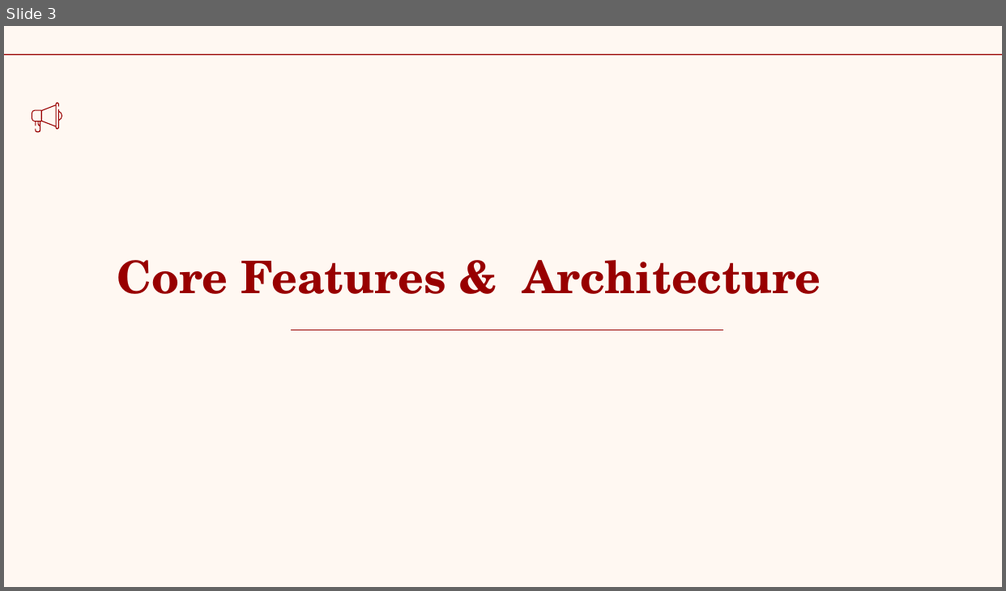
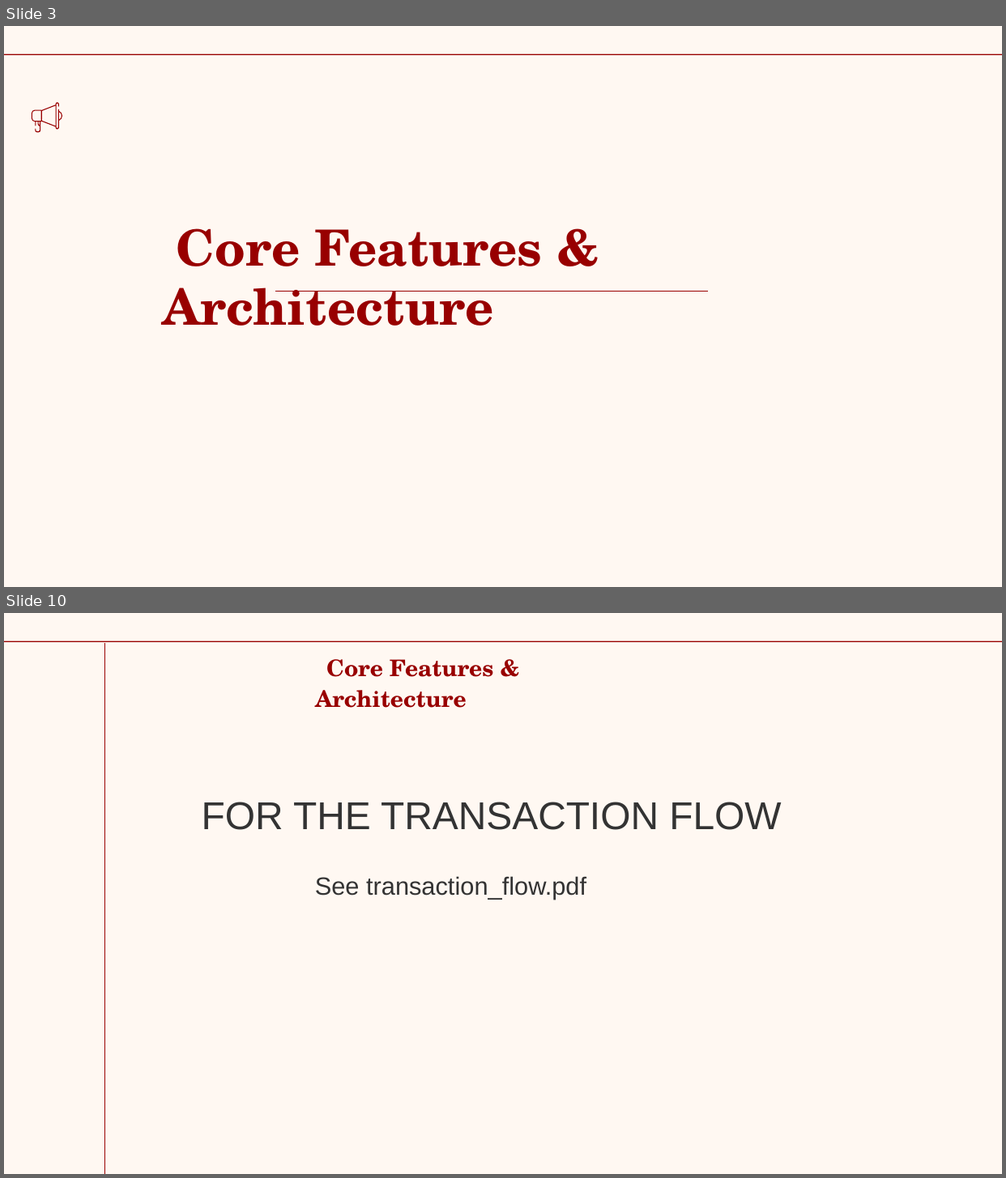
Before and after one commit to stfx86/SupplierMS, a slide deck: overview.pptx. Shown one above the other, each under a label of ours: slide 3 before the commit, slides 3 and 10 after it; the slides between them are not shown. The pictures are 1006x591 and 1006x1178 pixels, drawn with LibreOffice and Linux fonts; fonts in the diff are those of the drawing. Boxes give left, top, right and bottom in pixels: in the first picture for what was removed or moved away, otherwise in the second. Text is boxed around its words. In the diff, an @@ line names an element or a change of style, - is before the commit and + after.

Commit message:
trabsaction flow

```diff
--- a/overview.pptx
+++ b/overview.pptx
@@ slide 10 added at <box>4,613,1002,1174</box>, background #FFF8F2; not listed: 1 template element that a slide beside it also shows @@
@@ line added from (104, 1174) to (104, 643), #980000 0.75 pt @@
@@ text added at <box>315,659,494,708</box>, 16.5 pt, text #980000, bold @@
+Core Features & Architecture
@@ text added at <box>202,802,781,830</box>, 28 pt, text #333333 @@
+FOR THE TRANSACTION FLOW
@@ text added at <box>315,876,586,900</box>, 18 pt, text #333333 @@
+See transaction_flow.pdf
@@ slide 3 changed as well @@
@@ title "Core Features & Architecture": place and size @@
-title "Core Features & Architecture" at <box>117,260,821,294</box>
+title "Core Features & Architecture" at <box>163,228,542,326</box>
@@ title "Core Features & Architecture" at <box>163,228,542,326</box>: size 32.4 to 36 pt @@
@@ line moved from (722, 331) - (291, 331) to (708, 292) - (275, 292) @@
```
Also in this commit, not shown: 14 other slides changed, 9 other slides added, 1 slide removed, 2 other files.
